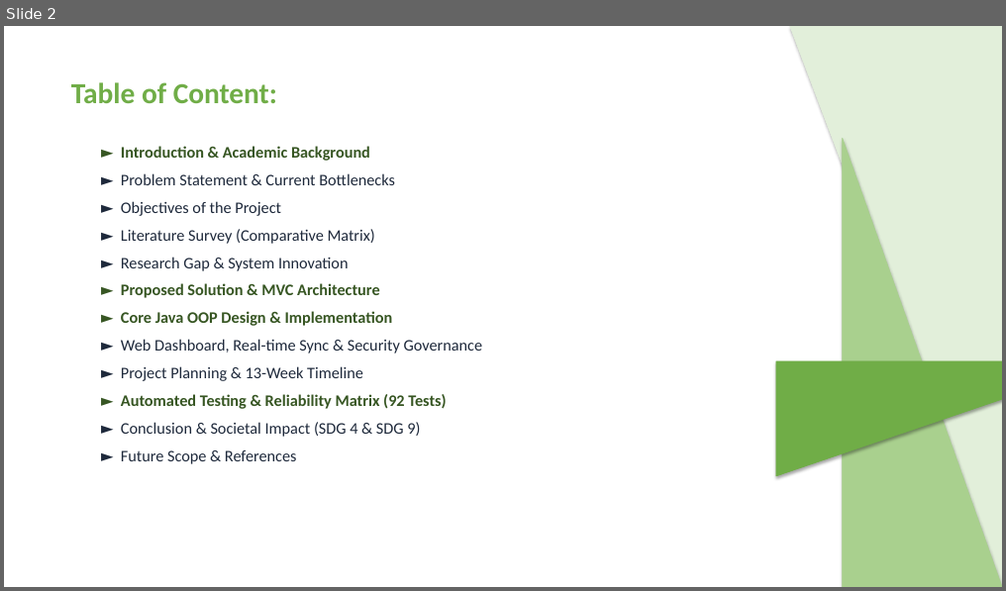
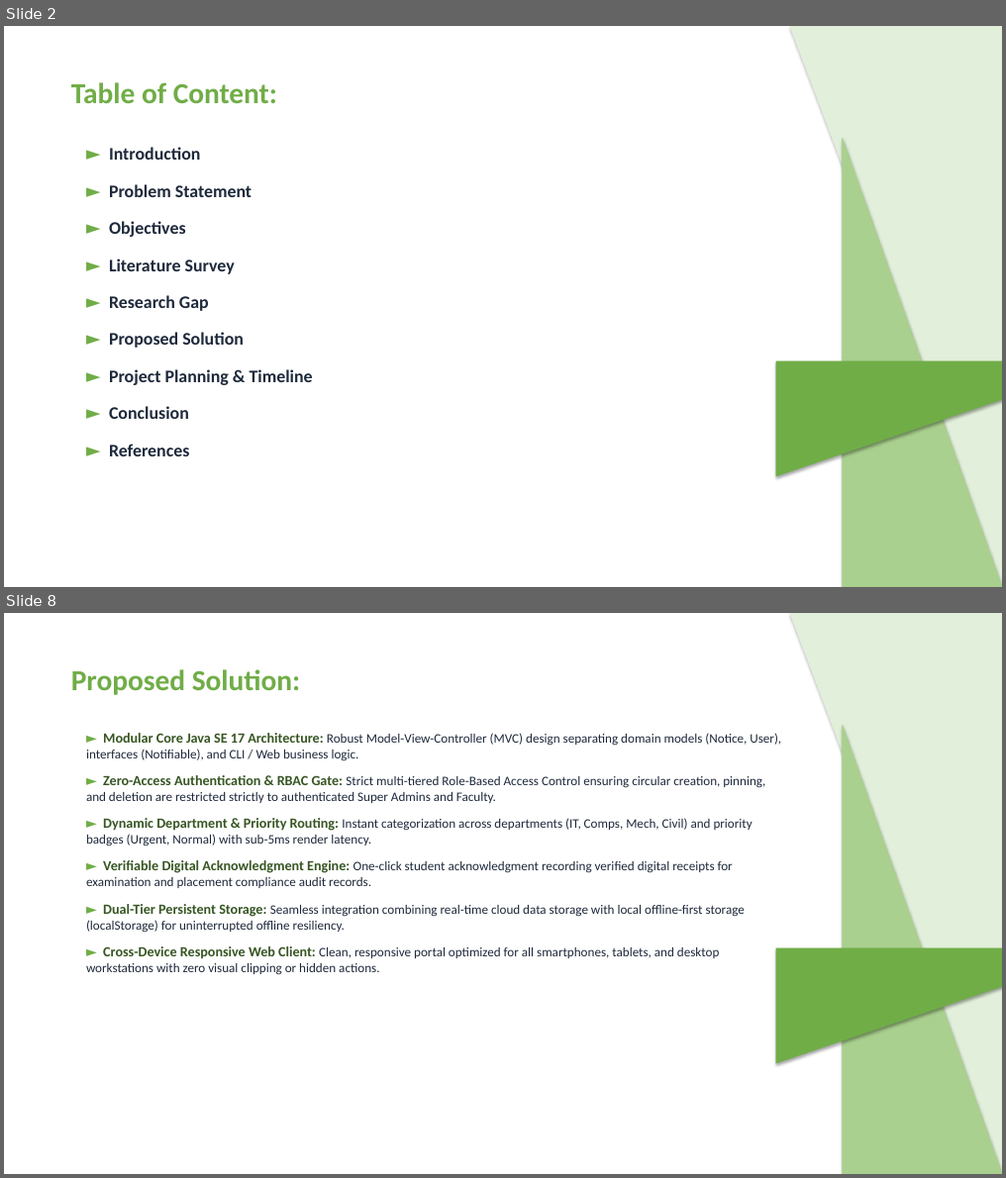
Before and after one commit to ATP0925/CampusNotify-Java-Mini-Project, a slide deck: CampusNotify_Review_Presentation.pptx. Shown one above the other, each under a label of ours: slide 2 before the commit, slides 2 and 8 after it; the slides between them are not shown. The pictures are 1006x591 and 1006x1178 pixels, drawn with LibreOffice and Linux fonts; fonts in the diff are those of the drawing. Boxes give left, top, right and bottom in pixels: in the first picture for what was removed or moved away, otherwise in the second. Text is boxed around its words. In the diff, an @@ line names an element or a change of style, - is before the commit and + after.

Commit message:
docs: align PPT deck strictly to Review 1 agenda (9 topics) and sync report points with sample report

```diff
--- a/CampusNotify_Review_Presentation.pptx
+++ b/CampusNotify_Review_Presentation.pptx
@@ slide 8 added at [4, 613, 1002, 1174], background #FFFFFF @@
@@ right triangle added at [790, 613, 1002, 1174], fill #E2EFDA, outline #E2EFDA 0.75 pt @@
@@ text added at [71, 669, 300, 695], 28 pt, text #70AD47, bold @@
+Proposed Solution:
@@ right triangle added at [843, 725, 1002, 1174], fill #A9D08E, outline #A9D08E 0.75 pt @@
@@ text added at [86, 733, 781, 975], 12.5 pt, text #1E293B @@
+► Modular Core Java SE 17 Architecture: Robust Model-View-Controller (MVC) design separating domain models (Notice, User), interfaces (Notifiable), and CLI / Web business logic.
+► Zero-Access Authentication & RBAC Gate: Strict multi-tiered Role-Based Access Control ensuring circular creation, pinning, and deletion are restricted strictly to authenticated Super Admins and Faculty.
+► Dynamic Department & Priority Routing: Instant categorization across departments (IT, Comps, Mech, Civil) and priority badges (Urgent, Normal) with sub-5ms render latency.
+► Verifiable Digital Acknowledgment Engine: One-click student acknowledgment recording verified digital receipts for examination and placement compliance audit records.
+► Dual-Tier Persistent Storage: Seamless integration combining real-time cloud data storage with local offline-first storage (localStorage) for uninterrupted offline resiliency.
+► Cross-Device Responsive Web Client: Clean, responsive portal optimized for all smartphones, tablets, and desktop workstations with zero visual clipping or hidden actions.
@@ right triangle added at [776, 949, 1002, 1063], fill #70AD47, outline #70AD47 0.75 pt @@
@@ slide 2 changed as well @@
@@ text at [109, 147, 313, 457]: text changed; size 15.5 to 17 pt; bold on @@
-► Introduction & Academic Background
-► Problem Statement & Current Bottlenecks
-► Objectives of the Project
-► Literature Survey (Comparative Matrix)
-► Research Gap & System Innovation
-► Proposed Solution & MVC Architecture
-► Core Java OOP Design & Implementation
-► Web Dashboard, Real-time Sync & Security Governance
-► Project Planning & 13-Week Timeline
-► Automated Testing & Reliability Matrix (92 Tests)
-► Conclusion & Societal Impact (SDG 4 & SDG 9)
-► Future Scope & References
+► Introduction
+► Problem Statement
+► Objectives
+► Literature Survey
+► Research Gap
+► Proposed Solution
+► Project Planning & Timeline
+► Conclusion
+► References
```
Also in this commit, not shown: 3 other slides changed, 7 other slides added, 12 slides removed, 11 other files.
